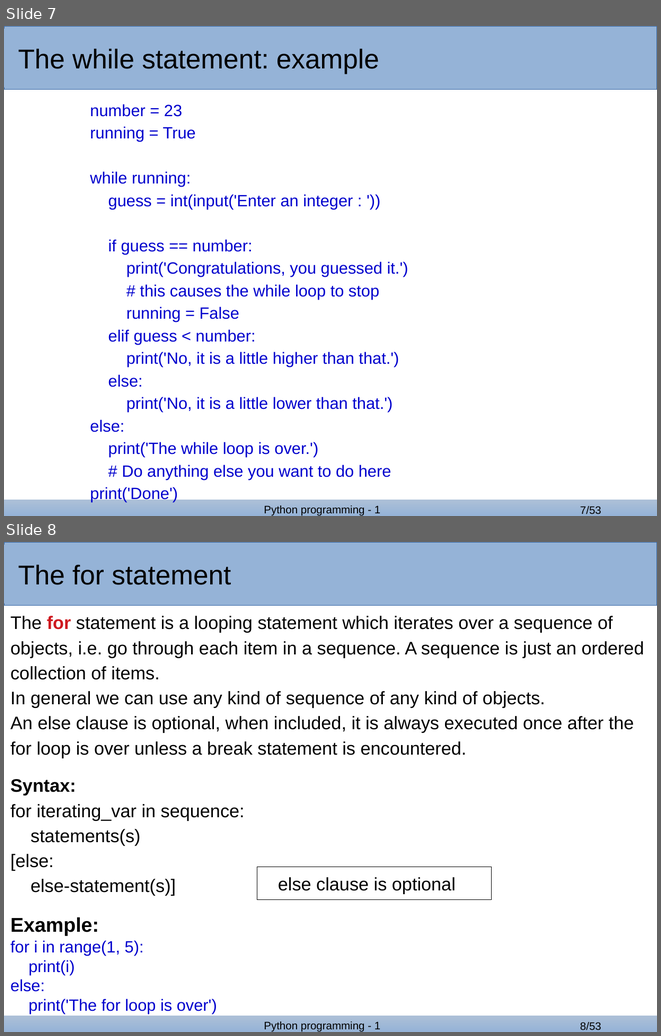
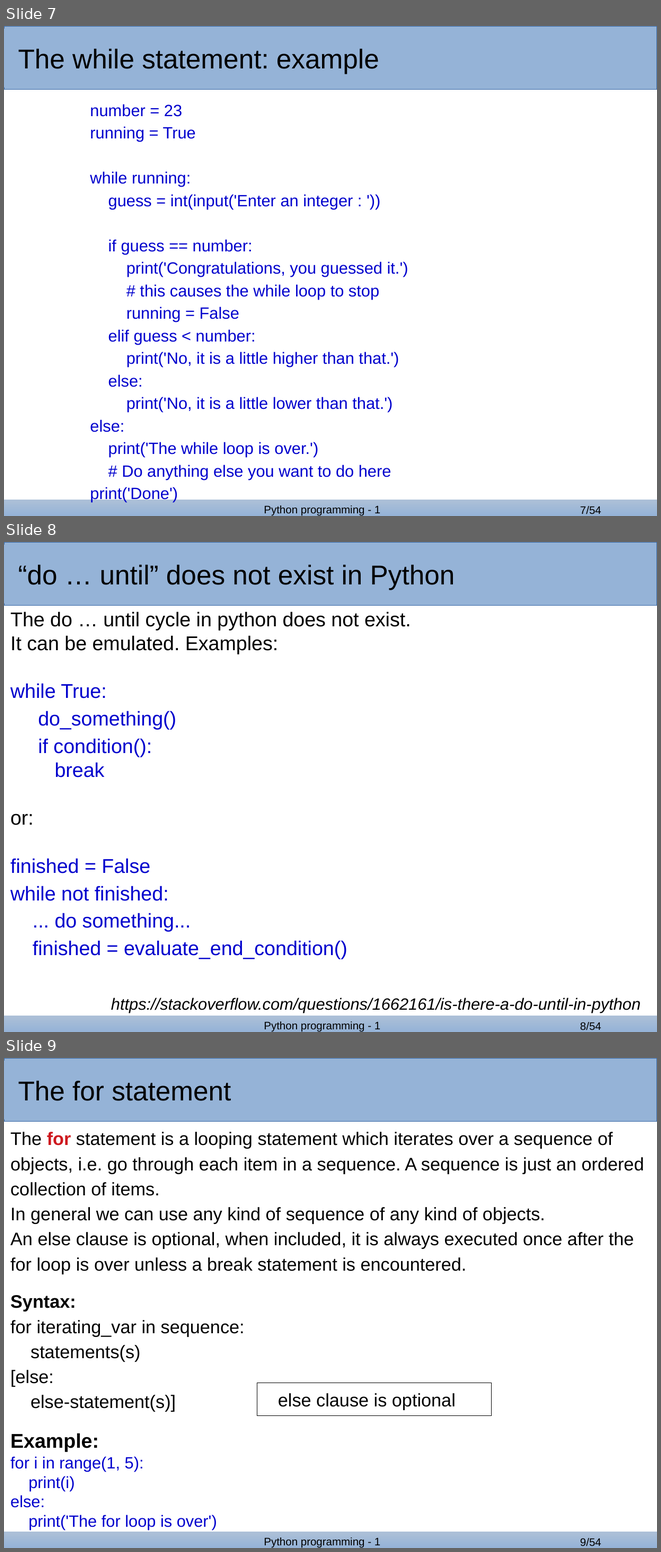
Before and after one commit to bertocco/abilita_info_units_2021, a slide deck: python_lessons/python_3_2021.odp. Shown one above the other, each under a label of ours: slides 7 and 8 before the commit, slides 7, 8 and 9 after it. The pictures are 661x1036 and 661x1552 pixels, drawn with LibreOffice and Linux fonts; fonts in the diff are those of the drawing; background and template pictures are left out. Boxes give left, top, right and bottom in pixels: in the first picture for what was removed or moved away, otherwise in the second. Text is boxed around its words. In the diff, an @@ line names an element or a change of style, - is before the commit and + after.

```diff
--- a/python_lessons/python_3_2021.odp
+++ b/python_lessons/python_3_2021.odp
@@ slide 8 added at box(4, 542, 657, 1032), background #FFFFFF; not listed: 4 template elements that a slide beside it also shows @@
@@ rectangle added at box(4, 545, 549, 603), fill #95B3D7, 30 pt, text #000000 @@
+“do … until” does not exist in Python
@@ text added at box(10, 611, 411, 959), 22 pt, text #0000CD @@
+The do … until cycle in python does not exist.
+It can be emulated. Examples:
+while True:
+do_something()
+if condition():
+break
+or:
+finished = False
+while not finished:
+... do something...
+finished = evaluate_end_condition()
@@ text added at box(111, 997, 641, 1012), 18 pt, text #000000, italic @@
+https://stackoverflow.com/questions/1662161/is-there-a-do-until-in-python
@@ page number at box(580, 506, 601, 514): text changed @@
-7/53
+7/54
@@ what was slide 8 is now slide 9 @@
@@ page number at box(580, 1538, 601, 1546): text changed @@
-8/53
+9/54
```
Also in this commit, not shown: 1 slide changed, 1 other file.
